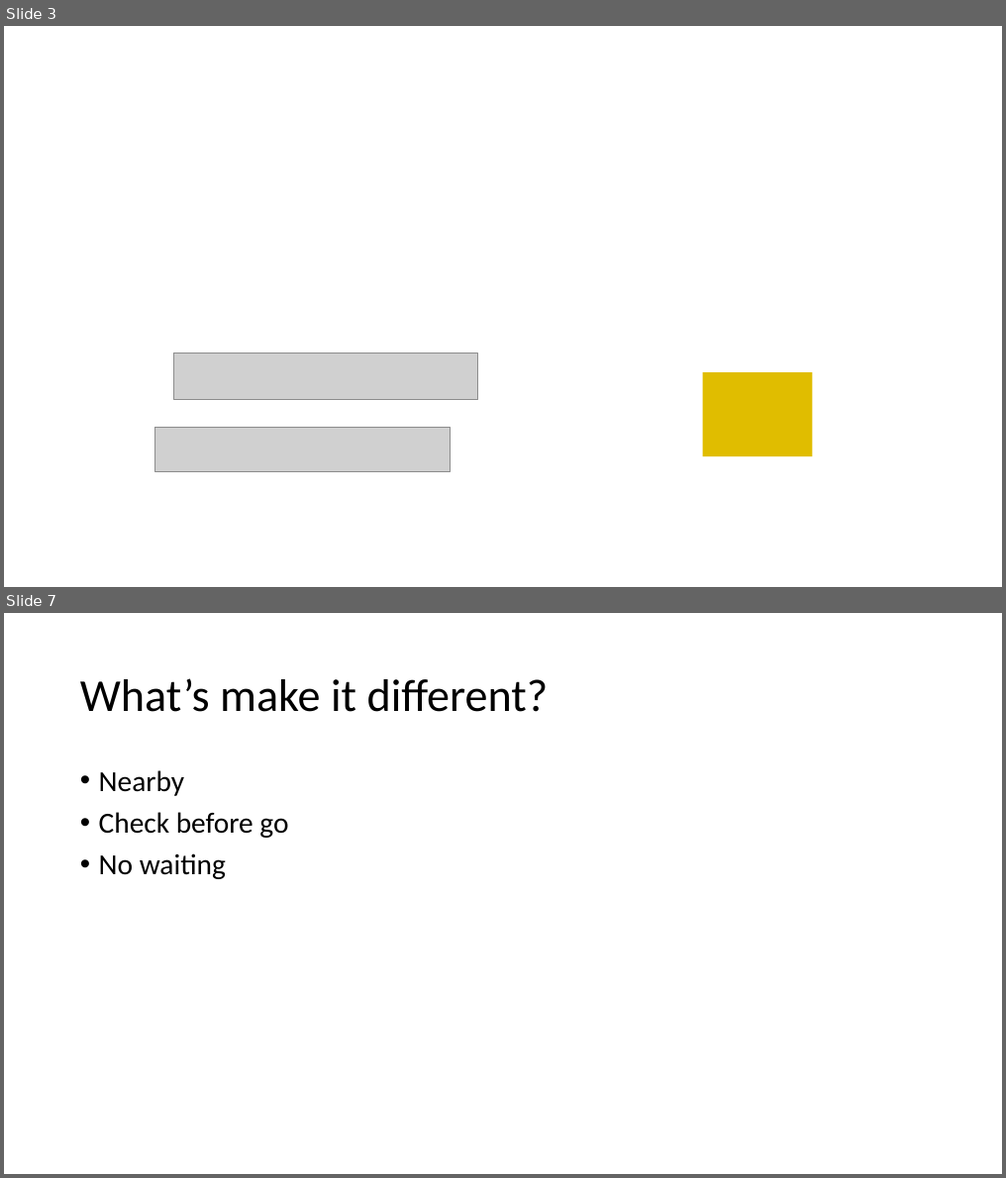
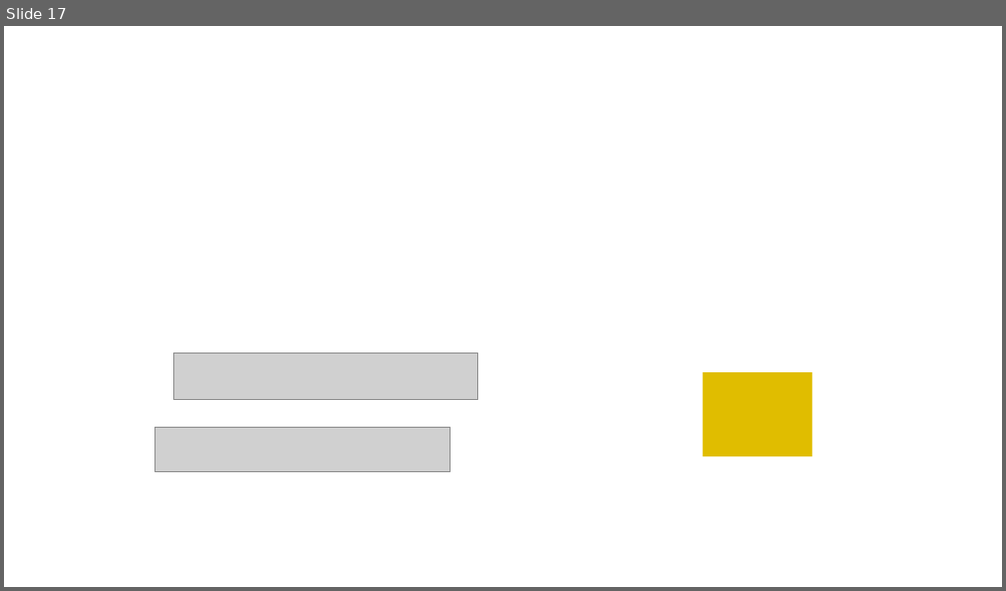
Before and after one commit to pierrekatuhe/WTB, a slide deck: New folder/Presentation.pptx. Shown one above the other, each under a label of ours: slides 3 and 7 before the commit, slide 17 after it; the slides between them are not shown. The pictures are 1006x1178 and 1006x591 pixels, drawn with LibreOffice and Linux fonts; fonts in the diff are those of the drawing; grey boxes stand for pictures. Boxes give left, top, right and bottom in pixels: in the first picture for what was removed or moved away, otherwise in the second. Text is boxed around its words. In the diff, an @@ line names an element or a change of style, - is before the commit and + after.

```diff
--- a/New folder/Presentation.pptx
+++ b/New folder/Presentation.pptx
@@ slide 7 removed at box(4, 613, 1002, 1174), background #FFFFFF @@
@@ title removed at box(80, 678, 548, 712) @@
-What’s make it different?
@@ text removed at box(99, 770, 288, 879) @@
-• Nearby
-• Check before go
-• No waiting
@@ what was slide 3 is now slide 17 @@
```
Also in this commit, not shown: 11 slides changed, 5 slides added, 4 other files.
